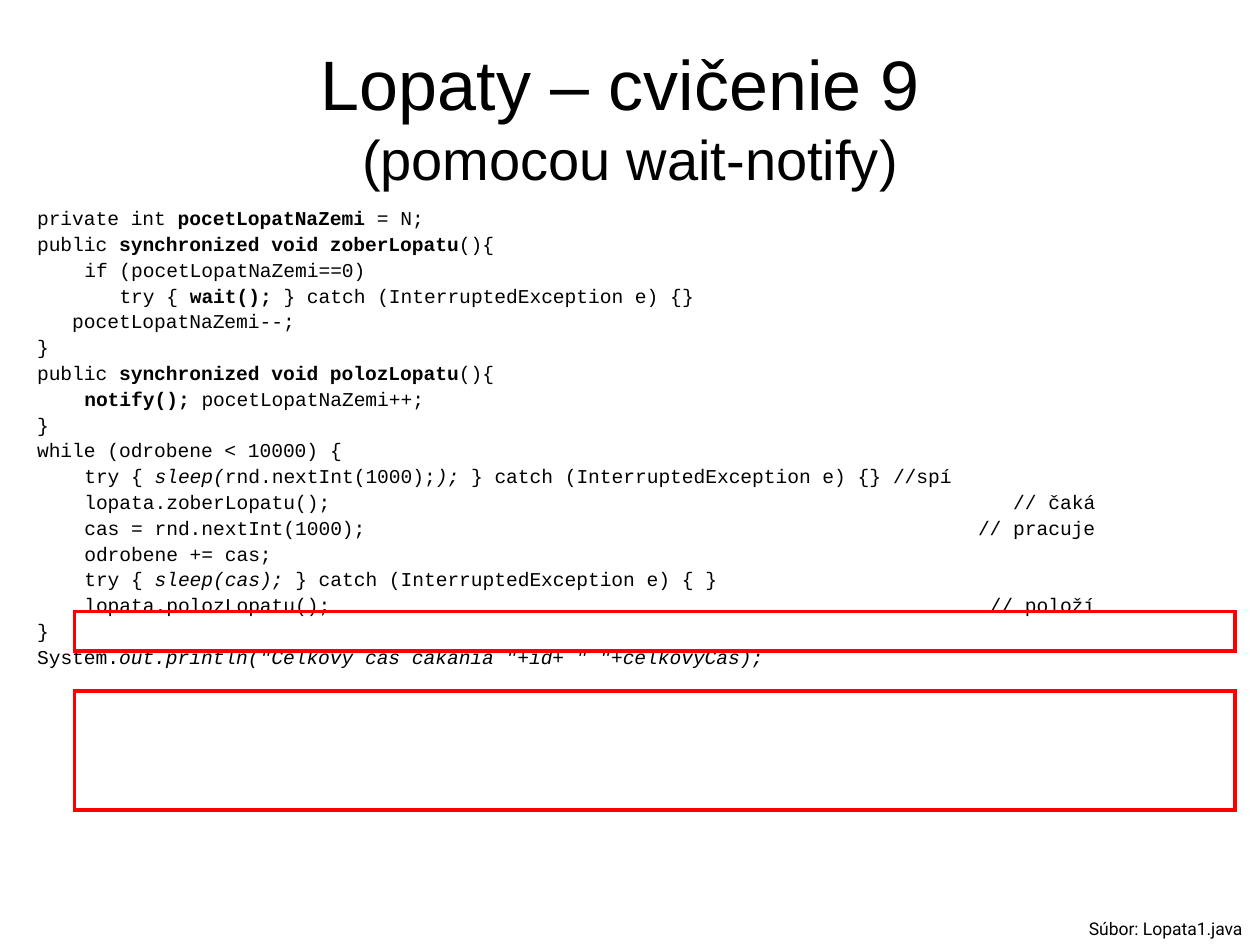
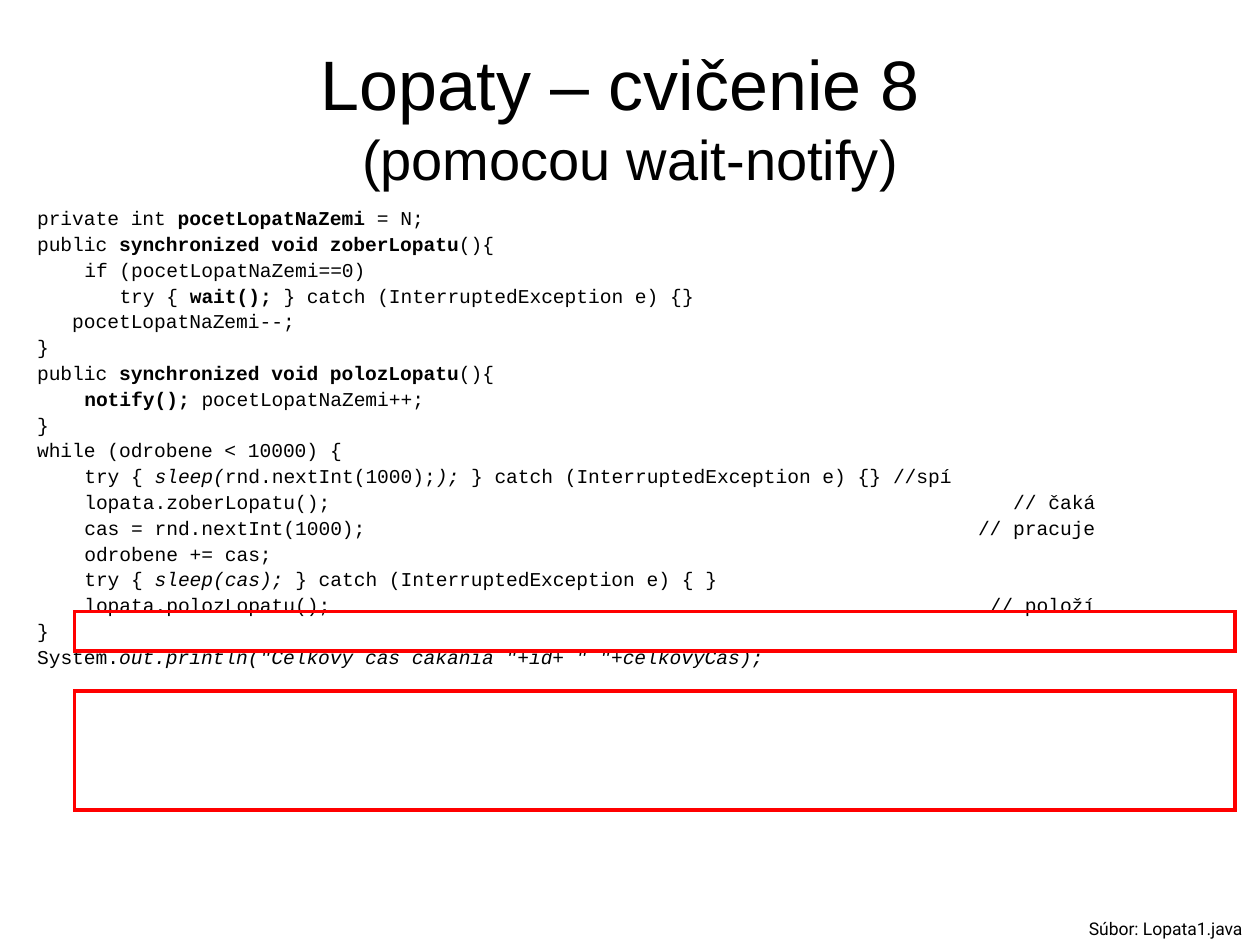
Before and after one commit to Programovanie4/Prednasky, a slide deck: slide 20 of 09/09_java.ppt. Drawn at 1260x945 pixels with LibreOffice and Linux fonts; fonts in the diff are those of the drawing. Boxes give left, top, right and bottom in pixels: in the first picture for what was removed or moved away, otherwise in the second. Text is boxed around its words. In the diff, an @@ line names an element or a change of style, - is before the commit and + after.

```diff
--- a/09/09_java.ppt
+++ b/09/09_java.ppt
@@ title at box(321, 59, 920, 191): text changed @@
-Lopaty – cvičenie 9
-(pomocou wait-notify)
+Lopaty – cvičenie 8
+(pomocou wait-notify)
```
Also in this commit, not shown: 5 other slides changed, 2 other files.
